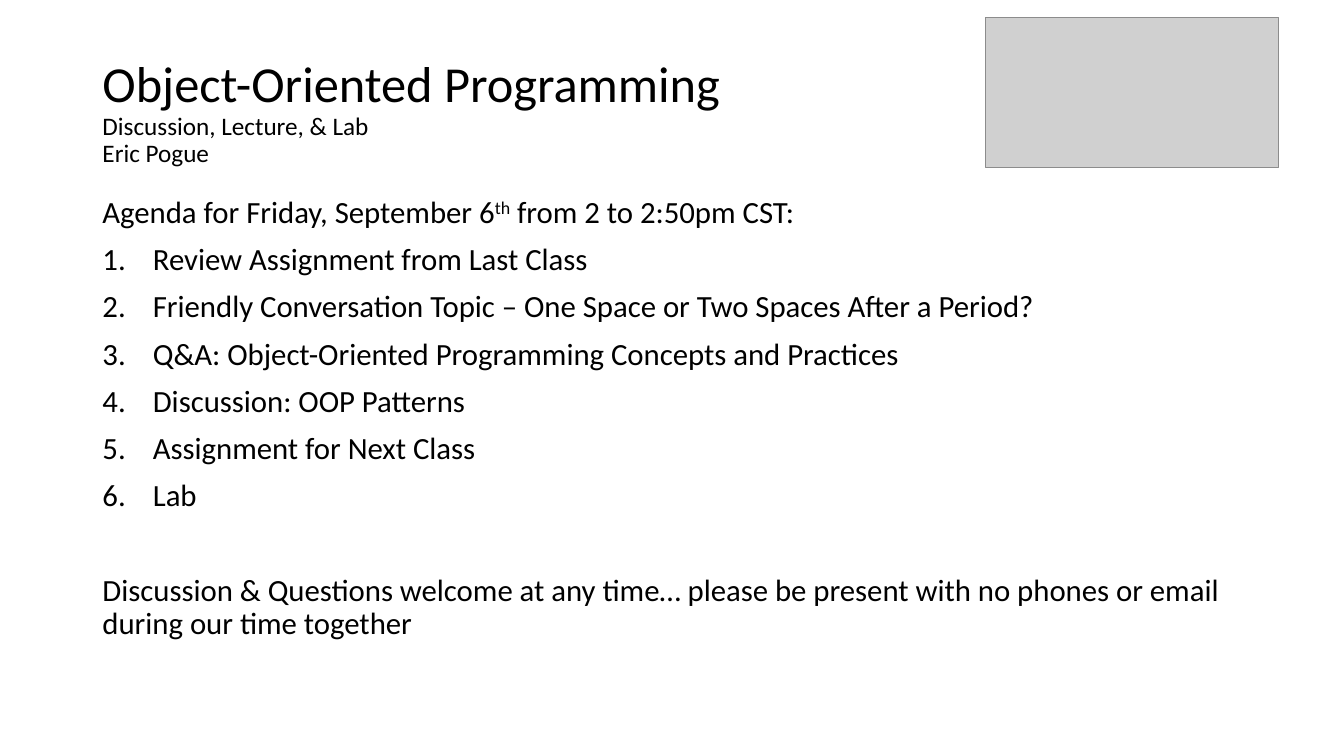
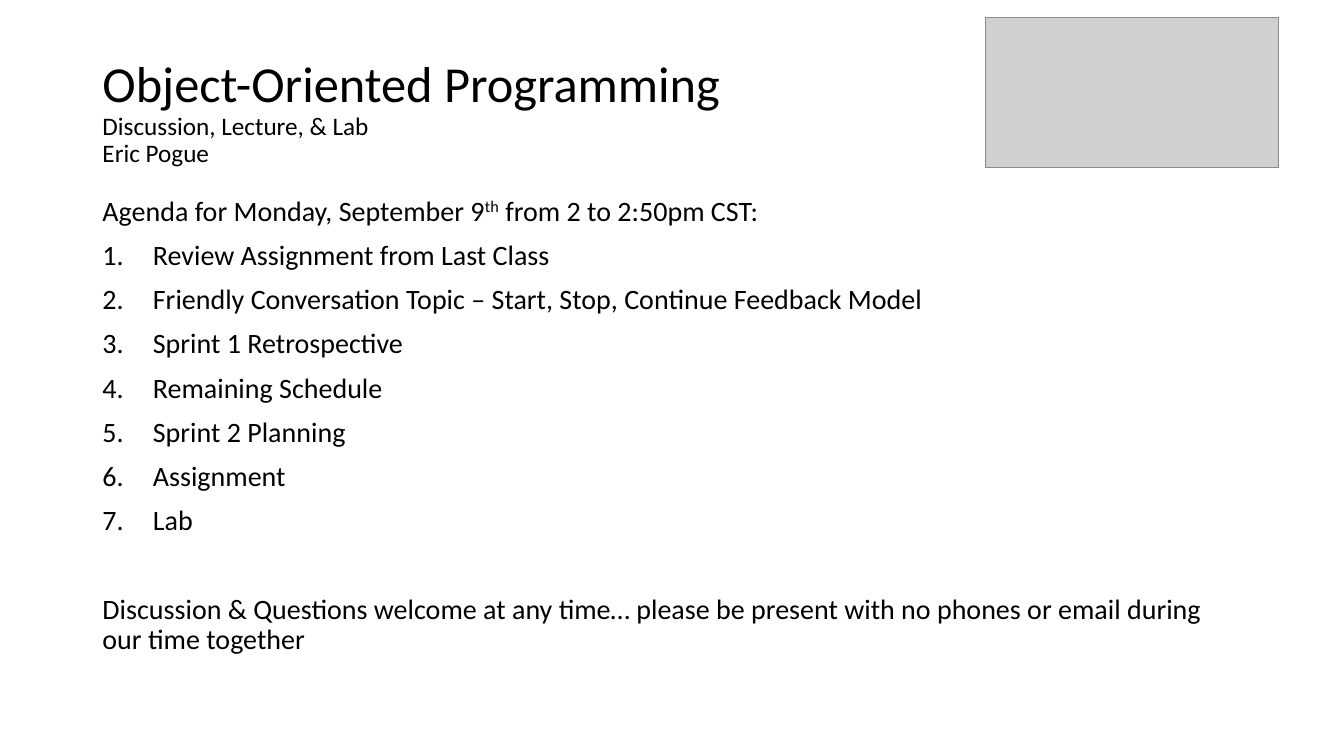
Before and after one commit to EricJPogue/CPSC-24500, a slide deck: slide 1 of lecture-slides/2019-09-06-oop.pptx. Drawn at 1344x756 pixels with LibreOffice and Linux fonts; fonts in the diff are those of the drawing; grey boxes stand for pictures. Boxes give left, top, right and bottom in pixels: in the first picture for what was removed or moved away, otherwise in the second. Text is boxed around its words. In the diff, an @@ line names an element or a change of style, - is before the commit and + after.

```diff
--- a/lecture-slides/2019-09-06-oop.pptx
+++ b/lecture-slides/2019-09-06-oop.pptx
@@ text at (x1=102, y1=201, x2=758, y2=226): text changed; size 22 to 20 pt @@
-Agenda for Friday, September 6th from 2 to 2:50pm CST:
+Agenda for Monday, September 9th from 2 to 2:50pm CST:
@@ text at (x1=102, y1=245, x2=1201, y2=654): size 22 to 20 pt in "Review Assignment from Last Class", "Lab", "Discussion & Questions welcome at any time… ..." @@
@@ text at (x1=153, y1=289, x2=922, y2=491): text changed; size 22 to 20 pt @@
-2. Friendly Conversation Topic – One Space or Two Spaces After a Period?
-3. Q&A: Object-Oriented Programming Concepts and Practices
-4. Discussion: OOP Patterns
-5. Assignment for Next Class
+2. Friendly Conversation Topic – Start, Stop, Continue Feedback Model
+3. Sprint 1 Retrospective
+4. Remaining Schedule
+5. Sprint 2 Planning
+6. Assignment
```
Also in this commit, not shown: 3 other slides changed, 10 slides added, 6 slides removed, 3 other files.
